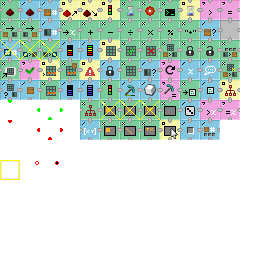
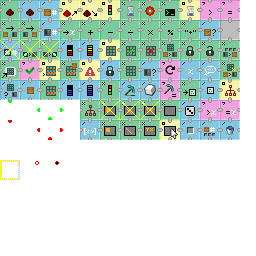
Layers edited between the first and the second 256 × 256 image:
painted on "icons.png" over (220, 120, 240, 140)
